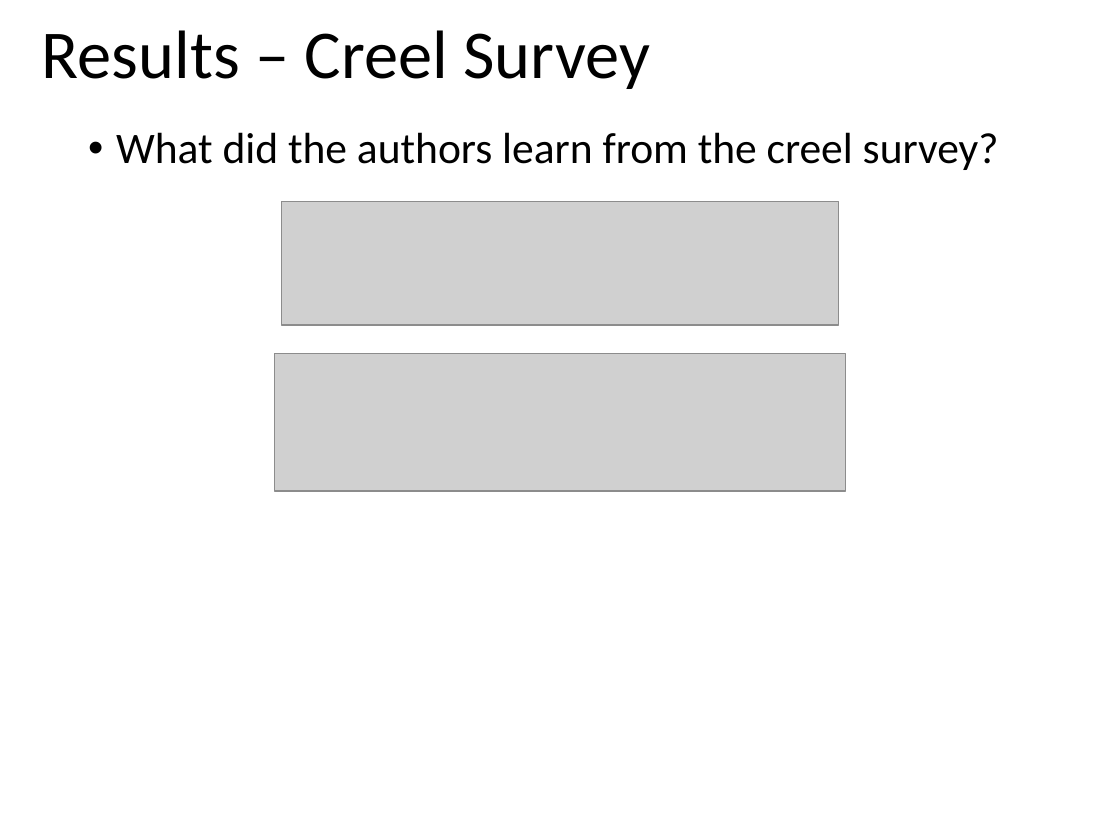
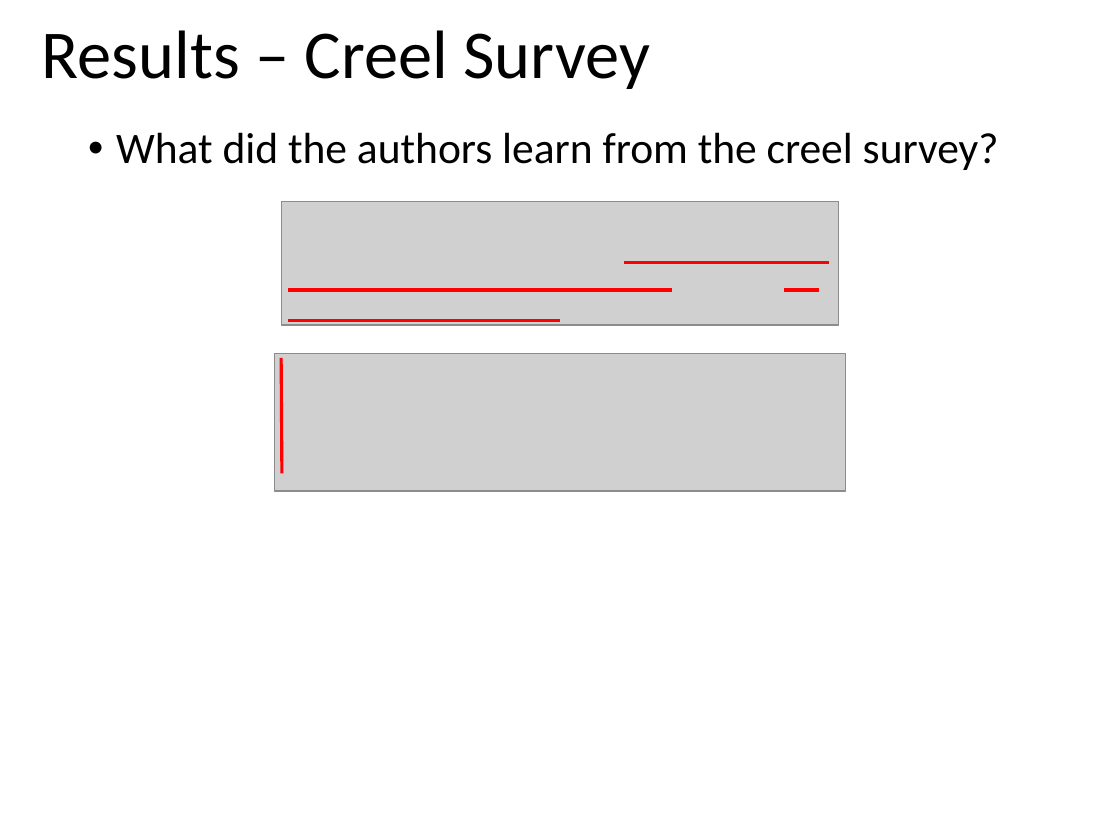
Before and after one commit to droglenc/NCNRS349, a slide deck: slide 4 of modules/MgmntSizeLimits/READING_Paukertetal_2002.pptx. Drawn at 1120x840 pixels with LibreOffice and Linux fonts; fonts in the diff are those of the drawing; grey boxes stand for pictures. Boxes give left, top, right and bottom in pixels: in the first picture for what was removed or moved away, otherwise in the second. Text is boxed around its words. In the diff, an @@ line names an element or a change of style, - is before the commit and + after.

```diff
--- a/modules/MgmntSizeLimits/READING_Paukertetal_2002.pptx
+++ b/modules/MgmntSizeLimits/READING_Paukertetal_2002.pptx
@@ line added from (624, 262) to (829, 262), #FF0000 2 pt @@
@@ line added from (288, 290) to (672, 290), #FF0000 2 pt @@
@@ line added from (784, 290) to (820, 290), #FF0000 2 pt @@
@@ line added from (288, 320) to (560, 320), #FF0000 2 pt @@
@@ line added from (281, 358) to (282, 474), #FF0000 2 pt @@
```
Also in this commit, not shown: 1 other slide changed, 4 other files.
